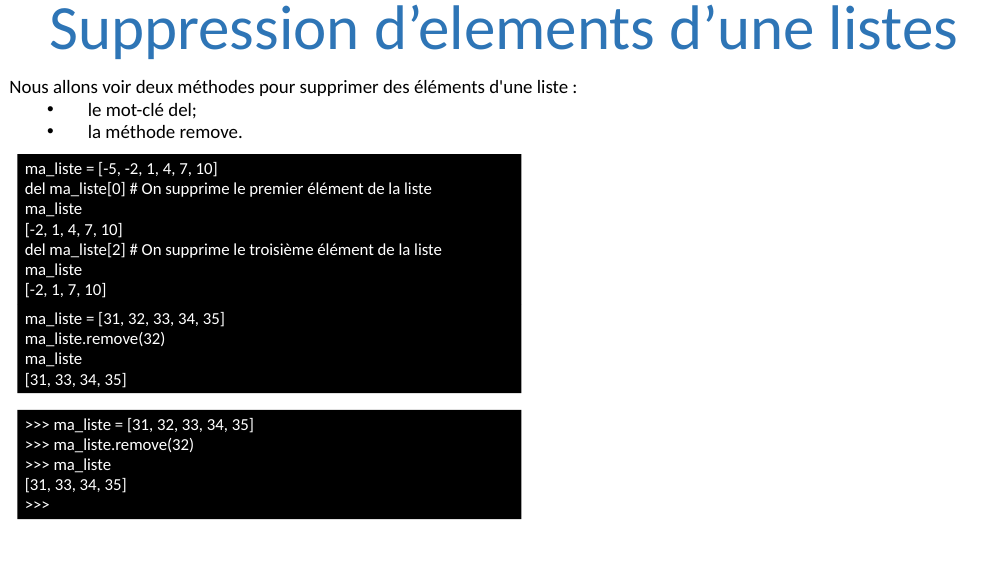
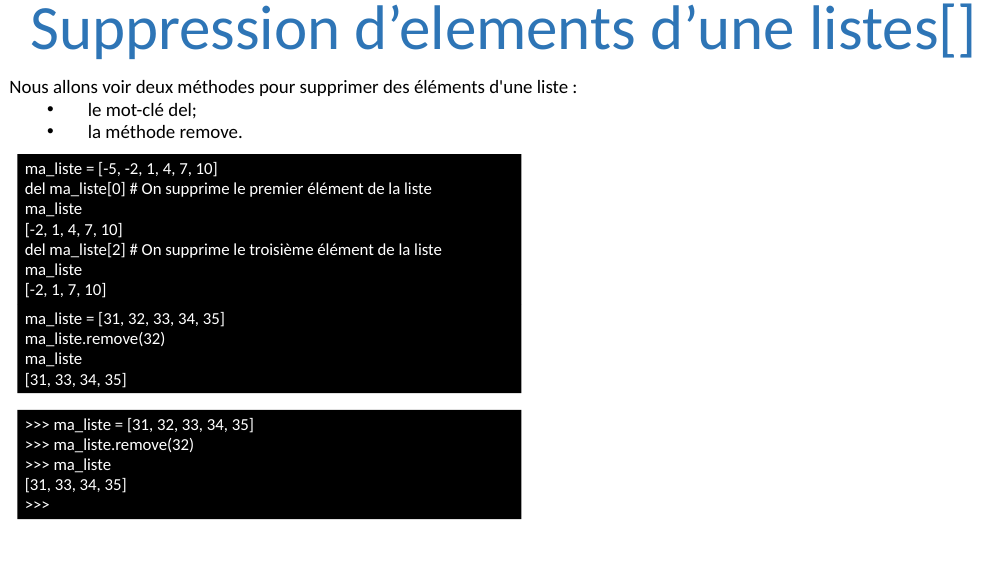
Before and after one commit to julienPalleau/PythonDoc, a slide deck: slide 64 of Python-resume.pptx. Drawn at 1008x567 pixels with LibreOffice and Linux fonts; fonts in the diff are those of the drawing. Boxes give left, top, right and bottom in pixels: in the first picture for what was removed or moved away, otherwise in the second. Text is boxed around its words. In the diff, an @@ line names an element or a change of style, - is before the commit and + after.

```diff
--- a/Python-resume.pptx
+++ b/Python-resume.pptx
@@ title at [30,3,978,59]: text changed @@
-Suppression d’elements d’une listes
+Suppression d’elements d’une listes[]
```
Also in this commit, not shown: 9 other slides changed, 30 slides added.
